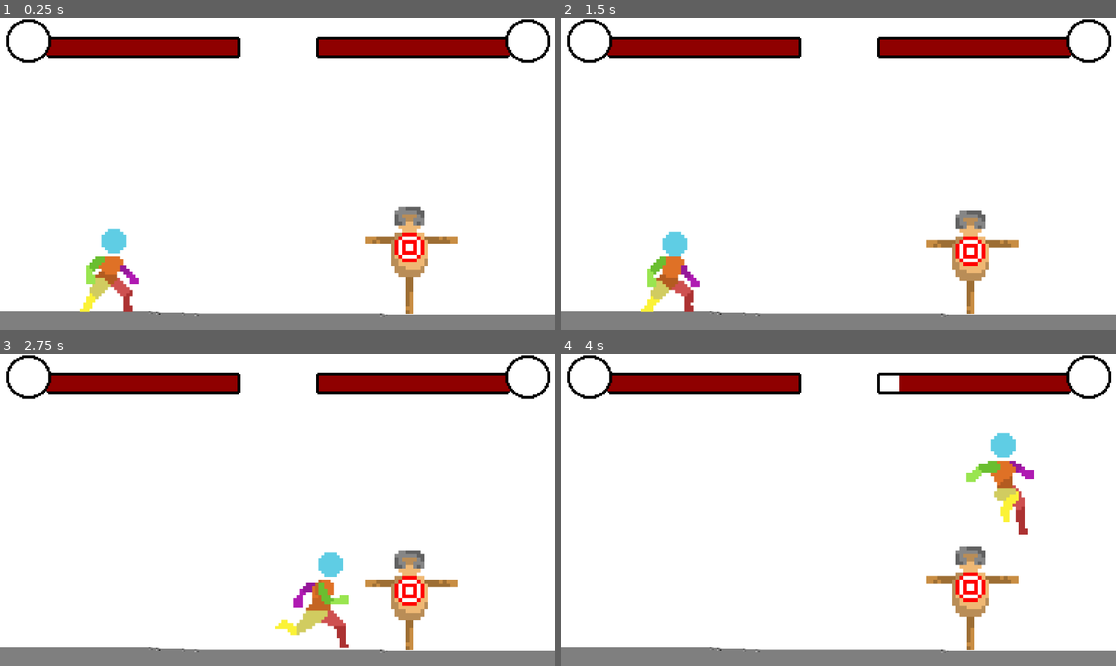
Above: before the commit, frames 1-4 (two rows, left to right).
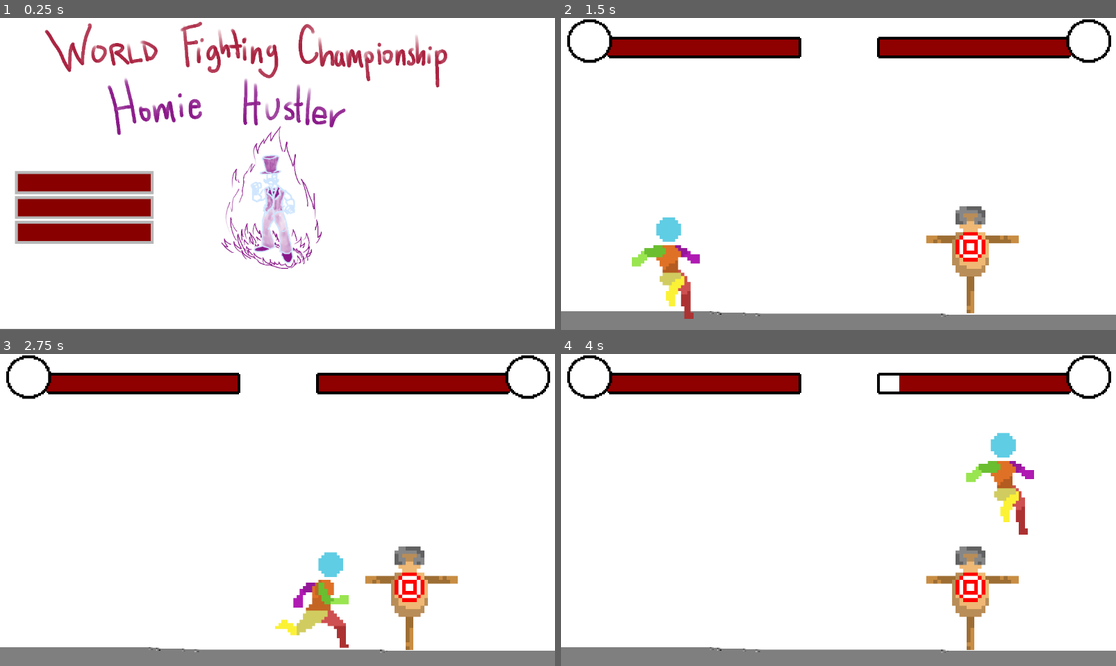
Above: after the commit, the same moments.

Repository: TopHat407/WFC-Homie-Hustler
Game: Godot game, scene res://interface/menus/scenes/menu.tscn
The game is run twice, just before and just after one commit, with the same random seed, the same clock (stepped at 60 frames per second) and the same inputs. Before the commit the project starts from res://levels/test_scenes/2d_test_scene.tscn.
Inputs (mouse positions are in pixels of both pictures, inside the frame that each line leads up to):
- Up to frame 1 (0.25 s): no input
- Up to frame 2 (1.5 s): click (644, 208) at 0.52 s; click (644, 183) at 1.27 s
- Up to frame 3 (2.75 s): move the mouse to (399, 494) at 2.02 s; hold D (right) from 2.03 s (still down); tap Space (up) at 2.1, 2.27, 2.57 s; click (399, 494) at 2.17 s
- Up to frame 4 (4 s): move the mouse to (727, 525) at 2.77 s; tap Space (up) at 2.85, 3.02, 3.32, 3.6 s; move the mouse to (894, 441) at 3.52 s; release D (right) at 3.53 s; hold A (left) from 3.53 s (still down)

The runs differ from the first frame. In frame 1, 24% of the frame differs, in the area x 0-100%, y 0-100%; in frame 2, 3.0%; in frame 3, 1.1%; in frame 4, nothing differs.

Commit message:
added a main menu, a quit and play option, and defeating the opponent kicks you back to the main menu

Diff:
--- a/interface/menus/menu.gd
+++ /dev/null
@@ -1,3 +0,0 @@
-extends CanvasLayer
-
-@onready var floating_button: TextureRect = $VBoxContainer/FloatingButton
--- a/interface/menus/menu.tscn
+++ /dev/null
@@ -1,13 +0,0 @@
-[gd_scene format=3 uid="uid://bri2dpr2ks4v4"]
-
-[ext_resource type="PackedScene" uid="uid://ckt0ahtfwwqy5" path="res://interface/menus/floating_button.tscn" id="1_scp0l"]
-
-[node name="Menu" type="CanvasLayer" unique_id=2022974063]
-
-[node name="VBoxContainer" type="VBoxContainer" parent="." unique_id=1893950329]
-offset_right = 40.0
-offset_bottom = 40.0
-
-[node name="FloatingButton" parent="VBoxContainer" unique_id=1777980090 instance=ExtResource("1_scp0l")]
-layout_mode = 2
-size_flags_vertical = 3
--- a/interface/menus/floating_button.tscn
+++ b/interface/menus/scenes/floating_button.tscn
@@ -1,6 +1,6 @@
 [gd_scene format=3 uid="uid://ckt0ahtfwwqy5"]
 
-[ext_resource type="Script" uid="uid://bhvrayancexgi" path="res://interface/menus/floating_button.gd" id="1_hf3go"]
+[ext_resource type="Script" uid="uid://bhvrayancexgi" path="res://interface/menus/scripts/floating_button.gd" id="1_hf3go"]
 [ext_resource type="Shader" uid="uid://uul65wv728gy" path="res://interface/menus/floating_button.gdshader" id="1_i4ec3"]
 [ext_resource type="AudioStream" uid="uid://fgotafgtpxor" path="res://interface/menus/sounds/hover.wav" id="2_kdkxd"]
 [ext_resource type="AudioStream" uid="uid://by13jyerh6vaq" path="res://interface/menus/sounds/bloody punch button sound.mp3" id="3_x5gf3"]
--- /dev/null
+++ b/interface/menus/scenes/menu.tscn
@@ -0,0 +1,88 @@
+[gd_scene format=3 uid="uid://bri2dpr2ks4v4"]
+
+[ext_resource type="Script" uid="uid://brj81x4q7jm2j" path="res://interface/menus/scripts/menu.gd" id="1_a1rot"]
+[ext_resource type="Texture2D" uid="uid://d3lj340lql0b2" path="res://assets/Miscellaneous  Art/Menu Screen.png" id="2_is23q"]
+[ext_resource type="Texture2D" uid="uid://bxurljx4k7dcv" path="res://interface/menus/assets/buttons.png" id="3_1eaoj"]
+
+[sub_resource type="AtlasTexture" id="AtlasTexture_yetup"]
+atlas = ExtResource("3_1eaoj")
+region = Rect2(0, 0, 288, 48.800003)
+
+[sub_resource type="AtlasTexture" id="AtlasTexture_fll0l"]
+atlas = ExtResource("3_1eaoj")
+region = Rect2(0, 60.000008, 288, 48.799988)
+
+[sub_resource type="AtlasTexture" id="AtlasTexture_7n11x"]
+atlas = ExtResource("3_1eaoj")
+region = Rect2(0, 117.6, 288, 50.4)
+
+[sub_resource type="AtlasTexture" id="AtlasTexture_f43l8"]
+atlas = ExtResource("3_1eaoj")
+region = Rect2(0, 0, 288, 47.200005)
+
+[sub_resource type="AtlasTexture" id="AtlasTexture_i0nej"]
+atlas = ExtResource("3_1eaoj")
+region = Rect2(0, 60.800003, 288, 47.200005)
+
+[sub_resource type="AtlasTexture" id="AtlasTexture_m3wix"]
+atlas = ExtResource("3_1eaoj")
+region = Rect2(0, 119.200005, 288, 49.599983)
+
+[sub_resource type="AtlasTexture" id="AtlasTexture_s1mcy"]
+atlas = ExtResource("3_1eaoj")
+region = Rect2(0, 0, 288, 48.000008)
+
+[sub_resource type="AtlasTexture" id="AtlasTexture_d0dtg"]
+atlas = ExtResource("3_1eaoj")
+region = Rect2(0, 62.4, 288, 46.399994)
+
+[sub_resource type="AtlasTexture" id="AtlasTexture_pji8c"]
+atlas = ExtResource("3_1eaoj")
+region = Rect2(0, 119.200005, 288, 48.799995)
+
+[node name="Menu" type="CanvasLayer" unique_id=2022974063]
+script = ExtResource("1_a1rot")
+
+[node name="Sprite2D" type="TextureRect" parent="." unique_id=230436049]
+anchors_preset = 13
+anchor_left = 0.5
+anchor_right = 0.5
+anchor_bottom = 1.0
+offset_left = -577.0
+offset_right = 1354.6768
+offset_bottom = 445.54224
+grow_horizontal = 2
+grow_vertical = 2
+scale = Vector2(0.59947914, 0.59074074)
+texture = ExtResource("2_is23q")
+expand_mode = 1
+
+[node name="MenuButtons" type="VBoxContainer" parent="." unique_id=1893950329]
+anchors_preset = 9
+anchor_bottom = 1.0
+offset_left = 31.0
+offset_top = 318.0
+offset_right = 319.0
+grow_vertical = 2
+
+[node name="StartButton" type="TextureButton" parent="MenuButtons" unique_id=91322048]
+layout_mode = 2
+texture_normal = SubResource("AtlasTexture_yetup")
+texture_pressed = SubResource("AtlasTexture_fll0l")
+texture_hover = SubResource("AtlasTexture_7n11x")
+
+[node name="SettingsButton" type="TextureButton" parent="MenuButtons" unique_id=1125819620]
+layout_mode = 2
+texture_normal = SubResource("AtlasTexture_f43l8")
+texture_pressed = SubResource("AtlasTexture_i0nej")
+texture_hover = SubResource("AtlasTexture_m3wix")
+
+[node name="QuitButton" type="TextureButton" parent="MenuButtons" unique_id=1754081680]
+layout_mode = 2
+texture_normal = SubResource("AtlasTexture_s1mcy")
+texture_pressed = SubResource("AtlasTexture_d0dtg")
+texture_hover = SubResource("AtlasTexture_pji8c")
+
+[connection signal="pressed" from="MenuButtons/StartButton" to="." method="_on_start_button_pressed"]
+[connection signal="pressed" from="MenuButtons/SettingsButton" to="." method="_on_settings_button_pressed"]
+[connection signal="pressed" from="MenuButtons/QuitButton" to="." method="_on_quit_button_pressed"]
--- a/interface/menus/floating_button.gd
+++ b/interface/menus/scripts/floating_button.gd
@@ -16,14 +16,16 @@
 @onready var hover_audio_player: AudioStreamPlayer = $Hover
 @onready var pressed_audio_player: AudioStreamPlayer = $Pressed
 @onready var released_audio_player: AudioStreamPlayer = $Released
+@onready var label: Label = $Label
 
-
+@export var labeltext : String
 
 signal button_up
 signal activated
 
 
 func _ready():
+	label.text = labeltext
 	if disable_sound:
 		hover_audio_player.stream = null
 		pressed_audio_player.stream = null
--- /dev/null
+++ b/interface/menus/scripts/menu.gd
@@ -0,0 +1,14 @@
+extends CanvasLayer
+
+
+
+func _on_start_button_pressed() -> void:
+	get_tree().change_scene_to_file("res://levels/test_scenes/2d_test_scene.tscn")
+
+
+func _on_settings_button_pressed() -> void:
+	pass # Replace with function body.
+
+
+func _on_quit_button_pressed() -> void:
+	get_tree().quit()
--- a/levels/test_scenes/2d_test_scene.tscn
+++ b/levels/test_scenes/2d_test_scene.tscn
@@ -1,5 +1,6 @@
 [gd_scene format=3 uid="uid://drevs21h27tdn"]
 
+[ext_resource type="Script" uid="uid://ckni08ajydweq" path="res://levels/test_scenes/scripts/2d_test_scene.gd" id="1_nvmr7"]
 [ext_resource type="Texture2D" uid="uid://trn7x5v726ia" path="res://levels/test_scenes/assets/debug_level.png" id="2_qbbvr"]
 [ext_resource type="Script" uid="uid://cip1nto24wyqe" path="res://levels/test_scenes/canvas_layer.gd" id="3_8kouv"]
 [ext_resource type="PackedScene" uid="uid://c40fiwmpvgu6" path="res://entities/characters/debug test character/scenes/player.tscn" id="6_csjpw"]
@@ -14,6 +15,7 @@
 [sub_resource type="RectangleShape2D" id="RectangleShape2D_csjpw"]
 
 [node name="2d test scene" type="Node2D" unique_id=1892395116]
+script = ExtResource("1_nvmr7")
 
 [node name="debug_level" type="Sprite2D" parent="." unique_id=253704481]
 texture_filter = 1
@@ -105,7 +107,15 @@
 unique_name_in_owner = true
 position = Vector2(197, 98)
 
+[node name="Reset Timer" type="Timer" parent="." unique_id=1817028596]
+wait_time = 3.0
+one_shot = true
+
 [connection signal="lose" from="Camera2D/CanvasLayer" to="Player" method="_on_canvas_layer_lose"]
 [connection signal="lose" from="Camera2D/CanvasLayer" to="Dummy" method="_on_canvas_layer_lose"]
 [connection signal="win" from="Camera2D/CanvasLayer" to="Player" method="_on_canvas_layer_win"]
 [connection signal="win" from="Camera2D/CanvasLayer" to="Dummy" method="_on_canvas_layer_win"]
+[connection signal="playerlose" from="Player" to="." method="_on_player_playerlose"]
+[connection signal="playerwin" from="Player" to="." method="_on_player_playerwin"]
+[connection signal="dummylose" from="Dummy" to="." method="_on_dummy_dummylose"]
+[connection signal="timeout" from="Reset Timer" to="." method="_on_reset_timer_timeout"]
--- a/levels/test_scenes/canvas_layer.gd
+++ b/levels/test_scenes/canvas_layer.gd
@@ -4,6 +4,8 @@
 @onready var cpu_health: TextureProgressBar = %CPUHealth
 @onready var winlosescreen: TextureRect = $Control/TextureRect
 @onready var winlosetext: Label = $Control/TextureRect/Label
+
+var gameover = false
 
 signal win
 signal lose
@@ -15,14 +17,16 @@
 	%Player.hit_player.connect(on_player_hit)
 
 func _physics_process(delta: float) -> void:
-	if cpu_health.value <= 0:
+	if cpu_health.value <= 0 and gameover == false:
 		win.emit()
 		winlosetext.text = "YOU WIN!"
 		game_over()
-	elif player_health.value <= 0:
+		gameover = true
+	elif player_health.value <= 0 and gameover == false:
 		lose.emit()
 		winlosetext.text = "YOU LOSE..."
 		game_over()
+		gameover = true
 
 func on_player_hit():
 	player_health.value -= 10
--- /dev/null
+++ b/levels/test_scenes/scripts/2d_test_scene.gd
@@ -0,0 +1,12 @@
+extends Node2D
+
+@onready var reset_timer: Timer = $"Reset Timer"
+var gameover = false
+
+func _on_player_playerwin() -> void:
+	print("TEST")
+	reset_timer.start()
+	await reset_timer.timeout
+
+func _on_reset_timer_timeout() -> void:
+	get_tree().change_scene_to_file("res://interface/menus/scenes/menu.tscn")
--- a/project.godot
+++ b/project.godot
@@ -11,7 +11,7 @@
 [application]
 
 config/name="WFC Homie Hustler"
-run/main_scene="uid://drevs21h27tdn"
+run/main_scene="uid://bri2dpr2ks4v4"
 config/features=PackedStringArray("4.6", "Forward Plus")
 config/icon="res://icon.svg"
 
--- a/state machine/states/player_states/attacking.gd
+++ b/state machine/states/player_states/attacking.gd
@@ -24,8 +24,8 @@
 
 
 func _on_player_playerlose() -> void:
-	player.win = true
+	player.lose = true
 
 
 func _on_player_playerwin() -> void:
-	player.lose = true
+	player.win = true
--- a/state machine/states/player_states/backward.gd
+++ b/state machine/states/player_states/backward.gd
@@ -28,8 +28,8 @@
 
 
 func _on_player_playerlose() -> void:
-	player.win = true
+	player.lose = true
 
 
 func _on_player_playerwin() -> void:
-	player.lose = true
+	player.win = true
--- a/state machine/states/player_states/forward_special.gd
+++ b/state machine/states/player_states/forward_special.gd
@@ -24,8 +24,8 @@
 
 
 func _on_player_playerlose() -> void:
-	player.win = true
+	player.lose = true
 
 
 func _on_player_playerwin() -> void:
-	player.lose = true
+	player.win = true
--- a/state machine/states/player_states/idle.gd
+++ b/state machine/states/player_states/idle.gd
@@ -30,8 +30,8 @@
 
 
 func _on_player_playerlose() -> void:
-	player.win = true
+	player.lose = true
 
 
 func _on_player_playerwin() -> void:
-	player.lose = true
+	player.win = true
--- a/state machine/states/player_states/player.gd
+++ b/state machine/states/player_states/player.gd
@@ -18,8 +18,8 @@
 
 
 func _on_canvas_layer_lose() -> void:
-	playerwin.emit()
+	playerlose.emit()
 
 
 func _on_canvas_layer_win() -> void:
-	playerlose.emit()
+	playerwin.emit()
--- a/state machine/states/player_states/running.gd
+++ b/state machine/states/player_states/running.gd
@@ -28,8 +28,8 @@
 
 
 func _on_player_playerlose() -> void:
-	player.win = true
+	player.lose = true
 
 
 func _on_player_playerwin() -> void:
-	player.lose = true
+	player.win = true
--- a/state machine/states/player_states/special.gd
+++ b/state machine/states/player_states/special.gd
@@ -24,8 +24,8 @@
 
 
 func _on_player_playerlose() -> void:
-	player.win = true
+	player.lose = true
 
 
 func _on_player_playerwin() -> void:
-	player.lose = true
+	player.win = true
Binary file added: assets/Miscellaneous Art/Menu Screen.png
Not shown, added: assets/Miscellaneous Art/Menu Screen.png.import
Binary file added: interface/menus/assets/buttons.png
Not shown, added: interface/menus/assets/buttons.png.import
Renamed: interface/menus/floating_button.gd.uid -> interface/menus/scripts/floating_button.gd.uid
Renamed: interface/menus/menu.gd.uid -> interface/menus/scripts/menu.gd.uid
Not shown, added: levels/test_scenes/scripts/2d_test_scene.gd.uid
